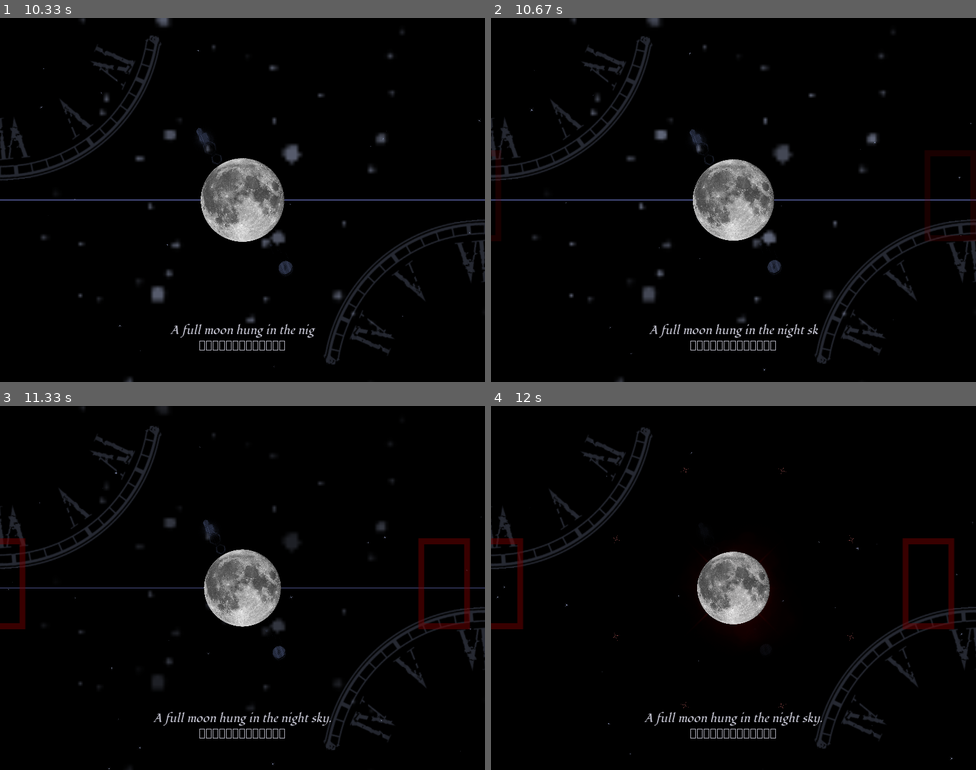
Above: before the commit, frames 1-4 (two rows, left to right).
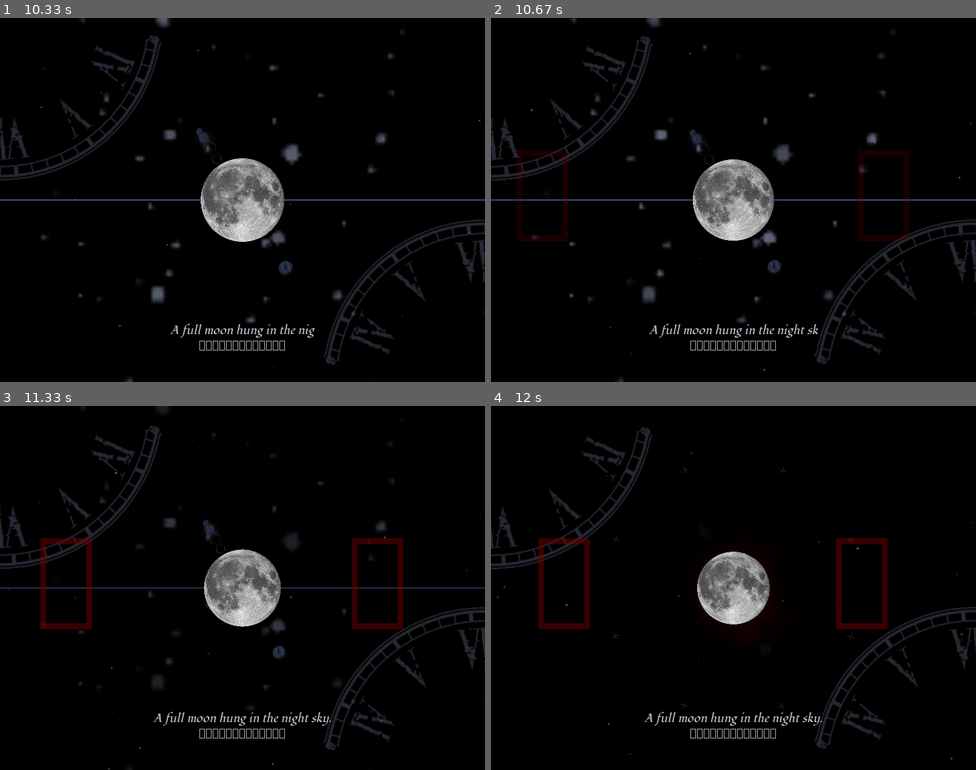
Above: after the commit, the same moments.

Repository: tsuumii/love2d-particle-system
Game: LÖVE game, started from main.lua
Same seed, same stepped clock (60 frames per second), same inputs: the game is played once before the commit and once after it.
Inputs:
- Up to frame 1 (10.33 s): no input
- Up to frame 2 (10.67 s): no input
- Up to frame 3 (11.33 s): no input
- Up to frame 4 (12 s): no input

Frame 1 is identical in both runs. In frame 2, 2.3% of the frame differs, in the area x 0-100%, y 36-62%; in frame 3, 3.1%; in frame 4, 3.2%, in the area x 0-96%, y 36-62%.

Commit message:
red full moon minor changes

Diff:
--- a/main.lua
+++ b/main.lua
@@ -234,25 +234,25 @@
 
     -- FLASH + EXPLOSION (14.5s - 16.0s)
 
-    cyan_flash_settings = makeSettings()
-    cyan_flash_settings.min_life = 0.12
-    cyan_flash_settings.max_life = 0.12
-    cyan_flash_settings.size = { key(0, 45), key(1, 45) }
-    cyan_flash_settings.transparency = { key(0, 0), key(1, 0) }
-    cyan_flash_settings.color = { colorKey(0, 0.4, 1, 1), colorKey(1, 0.4, 1, 1) }
+    white_flash_settings = makeSettings()
+    white_flash_settings.min_life = 0.12
+    white_flash_settings.max_life = 0.12
+    white_flash_settings.size = { key(0, 45), key(1, 45) }
+    white_flash_settings.transparency = { key(0, 0), key(0.3, 0.1), key(0.6, 0.4), key(1, 1) }
+    white_flash_settings.color = { colorKey(0, 1, 1, 1), colorKey(1, 1, 1, 1) }
 
     red_screen_settings = makeSettings()
     red_screen_settings.min_life = 1.5
     red_screen_settings.max_life = 1.5
     red_screen_settings.size = { key(0, 45), key(1, 45) }
-    red_screen_settings.transparency = { key(0, 0), key(0.3, 0.6), key(1, 1) }
+    red_screen_settings.transparency = { key(0, 0), key(0.1, 0.15), key(0.3, 0.6), key(0.6, 0.85), key(1, 1) }
     red_screen_settings.color = { colorKey(0, 0.45, 0, 0), colorKey(1, 0.2, 0, 0) }
 
     pythios_flash_settings = makeSettings()
     pythios_flash_settings.min_life = 0.6
     pythios_flash_settings.max_life = 0.6
-    pythios_flash_settings.size = { key(0, 0.45), key(1, 0.5) }
-    pythios_flash_settings.transparency = { key(0, 0), key(0.6, 0.2), key(1, 1) }
+    pythios_flash_settings.size = { key(0, 0.45), key(0.5, 0.49), key(1, 0.5) }
+    pythios_flash_settings.transparency = { key(0, 0), key(0.4, 0.05), key(0.6, 0.2), key(0.8, 0.5), key(1, 1) }
     pythios_flash_settings.color = red
 
     ritual_settings = makeSettings()
@@ -260,8 +260,10 @@
     ritual_settings.max_life = 1.3
     ritual_settings.min_rotation_speed = 0.8
     ritual_settings.max_rotation_speed = 0.8
-    ritual_settings.size = { key(0, 0.35), key(1, 0.5) }
-    ritual_settings.transparency = { key(0, 1), key(0.2, 0.1), key(0.7, 0.3), key(1, 1) }
+    ritual_settings.size = { key(0, 0.3), key(0.15, 0.42), key(0.4, 0.47), key(1, 0.5) }
+    ritual_settings.transparency = {
+        key(0, 1), key(0.08, 0.5), key(0.2, 0.1), key(0.6, 0.2), key(0.8, 0.5), key(1, 1)
+    }
     ritual_settings.color = red
 
     explode_fog_settings = makeSettings()
@@ -278,8 +280,12 @@
     explode_fog_settings.max_rotation = math.pi * 2
     explode_fog_settings.min_rotation_speed = -0.5
     explode_fog_settings.max_rotation_speed = 0.5
-    explode_fog_settings.size = { key(0, 0.2, 0.05), key(1, 0.9, 0.2) }
-    explode_fog_settings.transparency = { key(0, 1), key(0.15, 0.3), key(1, 1) }
+    explode_fog_settings.size = {
+        key(0, 0.2, 0.05), key(0.15, 0.55, 0.1), key(0.4, 0.78, 0.15), key(1, 0.9, 0.2)
+    }
+    explode_fog_settings.transparency = {
+        key(0, 1), key(0.05, 0.6), key(0.15, 0.3), key(0.6, 0.5), key(0.85, 0.8), key(1, 1)
+    }
     explode_fog_settings.color = { colorKey(0, 1, 0.1, 0.1), colorKey(1, 0.6, 0, 0) }
 
     -- RING (16.0s - 17.6s)
@@ -287,8 +293,10 @@
     big_ring_settings = makeSettings()
     big_ring_settings.min_life = 1.6
     big_ring_settings.max_life = 1.6
-    big_ring_settings.size = { key(0, 1.1), key(1, 2) }
-    big_ring_settings.transparency = { key(0, 0), key(0.6, 0.3), key(1, 1) }
+    big_ring_settings.size = { key(0, 1.1), key(0.2, 1.5), key(0.5, 1.8), key(1, 2) }
+    big_ring_settings.transparency = {
+        key(0, 0.6), key(0.05, 0.1), key(0.3, 0.1), key(0.6, 0.35), key(0.85, 0.7), key(1, 1)
+    }
     big_ring_settings.color = red
 
     ring_fog_settings = makeSettings()
@@ -499,11 +507,6 @@
         colorKey(0.4, 0.6, 0, 0),
         colorKey(1, 0.15, 0, 0)
     }
-
-    -----------------------------------------------------------------
-    -- EXTRA EFFECTS (freestyle, not in the original video)
-    -- theme: midnight, a clock, and a bell striking
-    -----------------------------------------------------------------
 
     -- OPENING (0s - 4s): a dim clock ticking in the dark
 
@@ -930,7 +933,7 @@
     red_glare = particleVfx.newObject("assets/Glare.png", red_glare_settings)
     burst_fog = particleVfx.newObject("assets/fog.png", burst_fog_settings)
     burst_stars = particleVfx.newObject("assets/star.png", burst_stars_settings)
-    cyan_flash = particleVfx.newObject("assets/square.png", cyan_flash_settings)
+    white_flash = particleVfx.newObject("assets/square.png", white_flash_settings)
     red_screen = particleVfx.newObject("assets/square.png", red_screen_settings)
     pythios_flash = particleVfx.newObject("assets/Pythios.png", pythios_flash_settings)
     ritual = particleVfx.newObject("assets/Ritual.png", ritual_settings)
@@ -1005,7 +1008,7 @@
         sigil_glow, sigil_halo, sigil, sigil_fill,
         heart_glow, heart_pulse,
         cloud_glyph, runes, cloud_halo, cloud, swirl, center_line, center_moon,
-        final_flash, final_shine, final_cracks, final_shards, cyan_flash
+        final_flash, final_shine, final_cracks, final_shards, white_flash
     }
 
     for i = 1, #top_objects do
@@ -1057,14 +1060,14 @@
     moon_jp = "夜空には満月が浮かんでいた"
     bell_jp = "地獄の鐘が真夜中に合わせて鳴り響く"
 
-    -- big 赤 (red) on the left and 月 (moon) on the right, half off screen,
+    -- big 赤 (red) on the left and 月 (moon) on the right, fully on screen,
     -- slowly sliding toward the moon
     red_moon_alpha = {
         key(10.4, 0), key(10.7, 0.25), key(11.0, 0.45), key(11.2, 0.5),
         key(12.0, 0.5), key(12.2, 0.3), key(12.4, 0.1), key(12.5, 0)
     }
-    red_kanji_x = { key(10.4, -90), key(11.0, -60), key(11.6, -45), key(12.5, -35) }
-    moon_kanji_x = { key(10.4, 720), key(11.0, 690), key(11.6, 675), key(12.5, 665) }
+    red_kanji_x = { key(10.4, 20), key(11.0, 50), key(11.6, 65), key(12.5, 75) }
+    moon_kanji_x = { key(10.4, 610), key(11.0, 580), key(11.6, 565), key(12.5, 555) }
 
     -- "you have been chosen", spaced out over the moon emblem
     chosen_jp = "貴 方 は 選 ば れ ま し た"
@@ -1128,7 +1131,7 @@
         effect_stage = 2
     elseif effect_stage == 2 and effect_time >= 14.5 then
         -- flash, then the red explosion
-        particleVfx.emit(cyan_flash)
+        particleVfx.emit(white_flash)
         particleVfx.emit(red_screen)
         particleVfx.emit(pythios_flash)
         particleVfx.emit(ritual)
